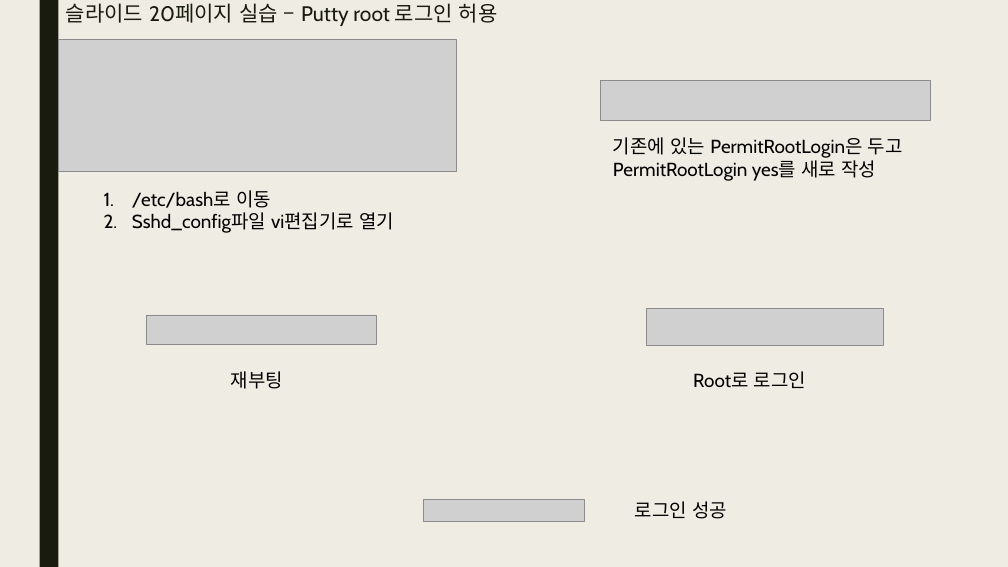
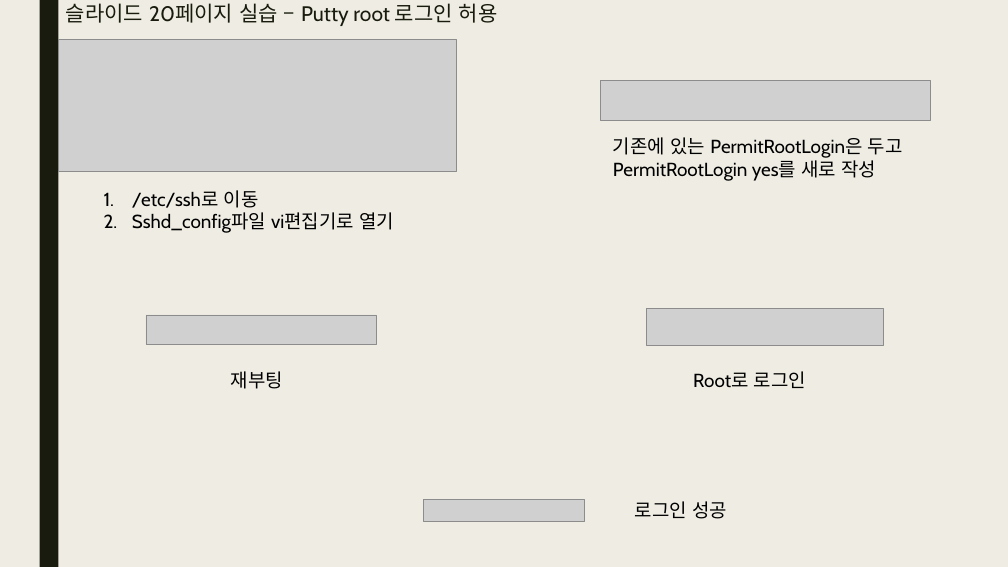
Before and after one commit to bino0130/politec-database, a slide deck: slide 20 of 데이터베이스프로그래밍 과제/20230508 데이터베이스 1강 과제 남정현.pptx (slide 16 before the commit). Drawn at 1008x567 pixels with LibreOffice and Linux fonts; fonts in the diff are those of the drawing; grey boxes stand for pictures. Boxes give left, top, right and bottom in pixels: in the first picture for what was removed or moved away, otherwise in the second. Text is boxed around its words. In the diff, an @@ line names an element or a change of style, - is before the commit and + after.

```diff
--- a/데이터베이스프로그래밍 과제/20230508 데이터베이스 1강 과제 남정현.pptx
+++ b/데이터베이스프로그래밍 과제/20230508 데이터베이스 1강 과제 남정현.pptx
@@ text at <box>132,190,259,208</box>: text changed @@
-1. /etc/bash로 이동
+1. /etc/ssh로 이동
```
Also in this commit, not shown: 6 other slides changed, 6 slides added, 13 other files.
